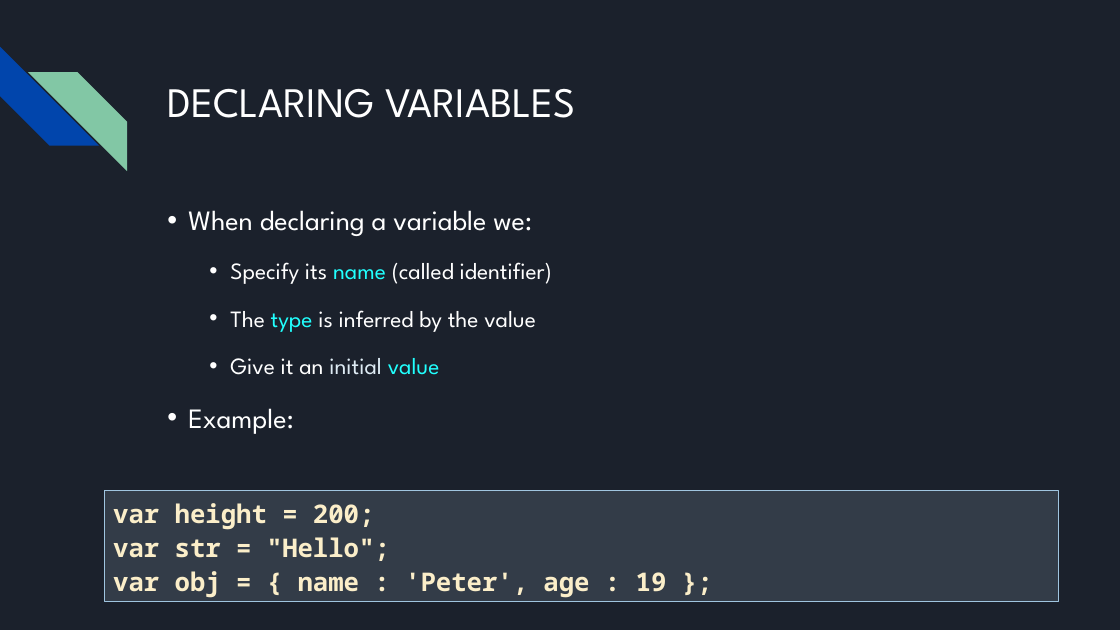
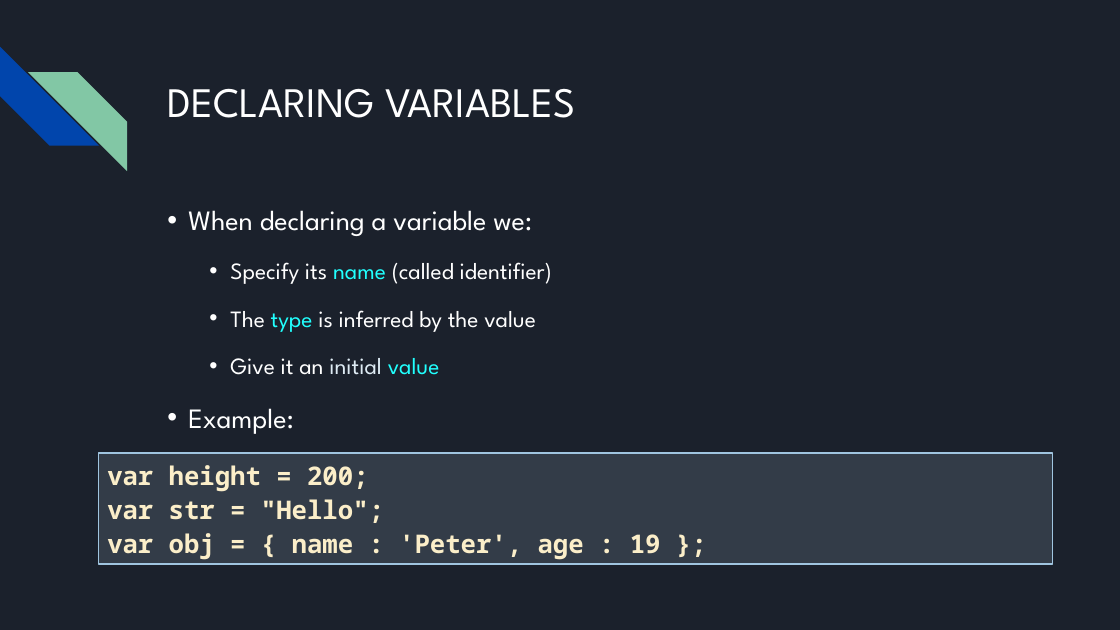
Before and after one commit to bulhard/Javascript-Programming-2022, a slide deck: slide 23 of Presentations/04 JavaScript syntax - Presentation.pptx (slide 19 before the commit). Drawn at 1120x630 pixels with LibreOffice and Linux fonts; fonts in the diff are those of the drawing. Boxes give left, top, right and bottom in pixels: in the first picture for what was removed or moved away, otherwise in the second. Text is boxed around its words. In the diff, an @@ line names an element or a change of style, - is before the commit and + after.

```diff
--- a/Presentations/04 JavaScript syntax - Presentation.pptx
+++ b/Presentations/04 JavaScript syntax - Presentation.pptx
@@ rectangle "var height = 200;": place and size @@
-rectangle "var height = 200;" at <box>105,491,1060,602</box>
+rectangle "var height = 200;" at <box>99,453,1054,564</box>
```
Also in this commit, not shown: 8 other slides changed, 4 slides added.
